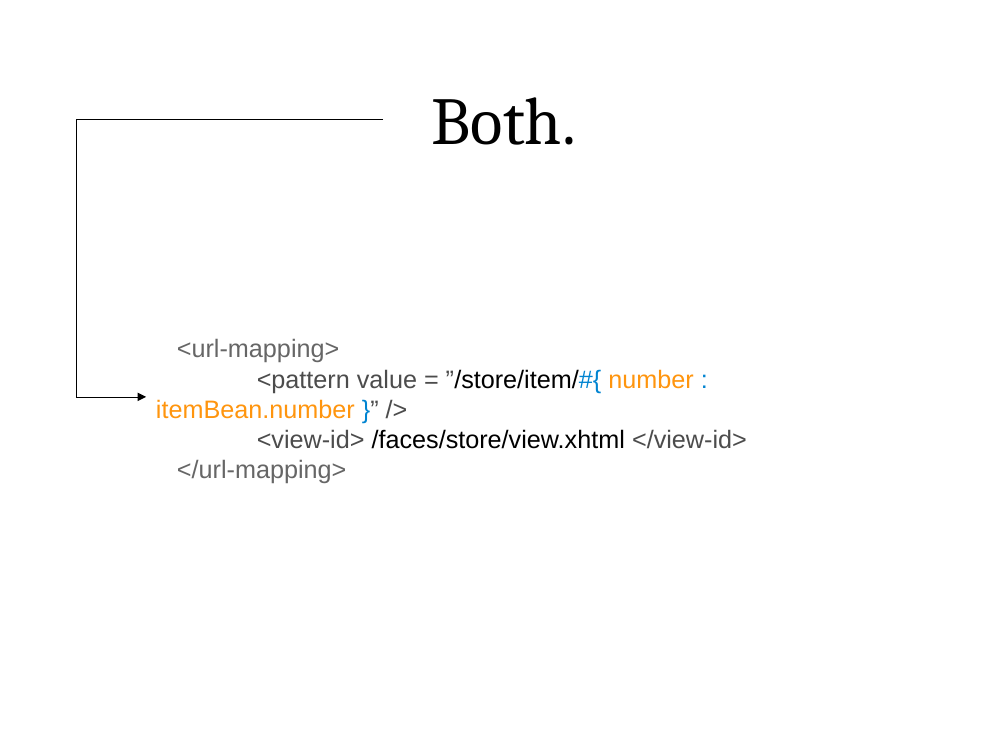
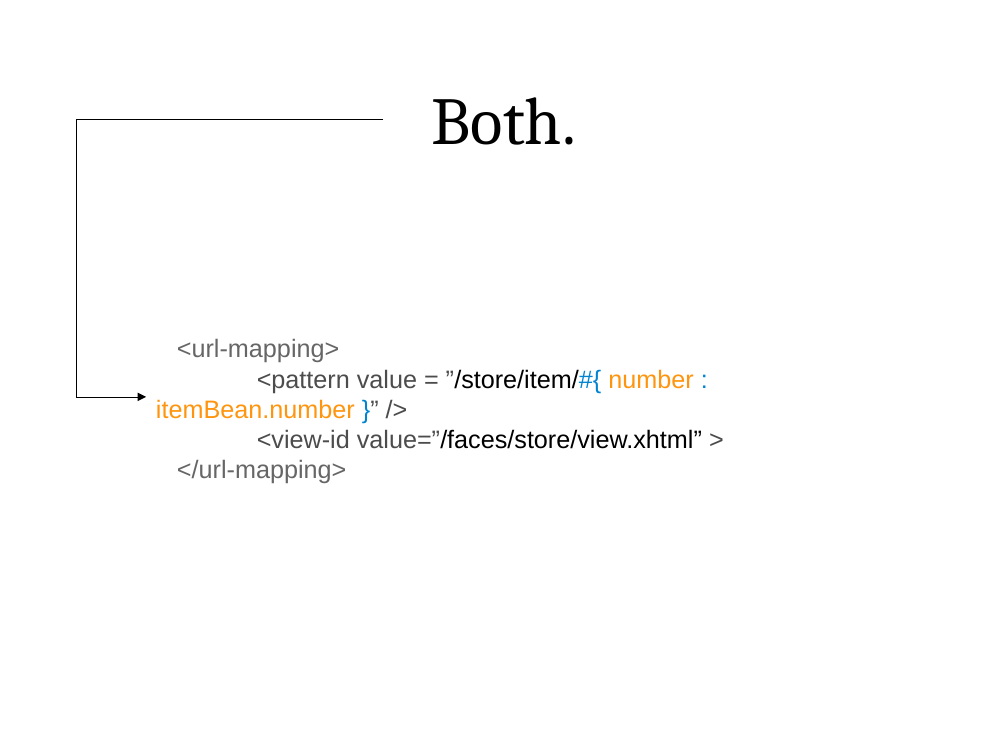
Before and after one commit to lincolnthree/talks, a slide deck: slide 46 of 2011_Beautiful_Java_EE_JAXConf.odp. Drawn at 1008x756 pixels with LibreOffice and Linux fonts; fonts in the diff are those of the drawing. Boxes give left, top, right and bottom in pixels: in the first picture for what was removed or moved away, otherwise in the second. Text is boxed around its words. In the diff, an @@ line names an element or a change of style, - is before the commit and + after.

```diff
--- a/2011_Beautiful_Java_EE_JAXConf.odp
+++ b/2011_Beautiful_Java_EE_JAXConf.odp
@@ text at bbox=[177, 429, 702, 483]: text changed @@
-<view-id> /faces/store/view.xhtml </view-id>
-</url-mapping>
+<view-id value=”/faces/store/view.xhtml” >
+</url-mapping>
```
Also in this commit, not shown: 38 other slides changed, 4 slides added, 1 slide removed.
